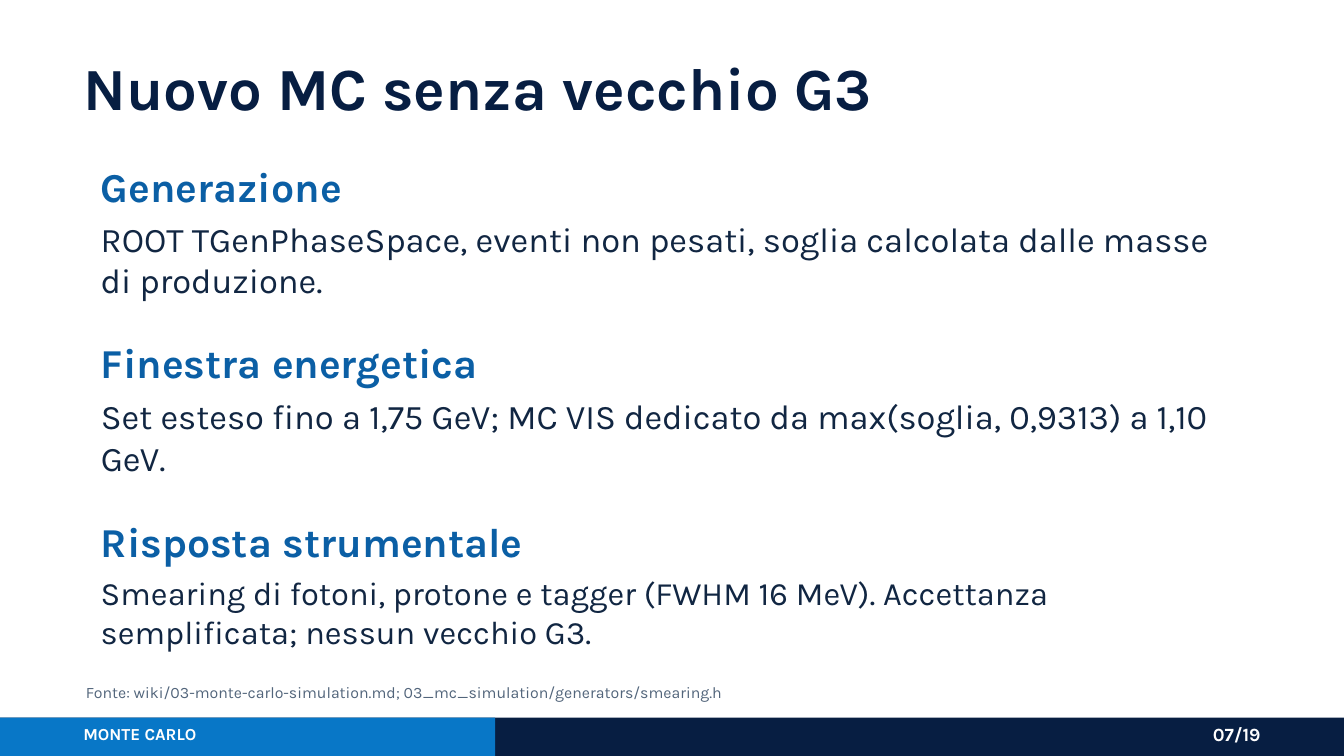
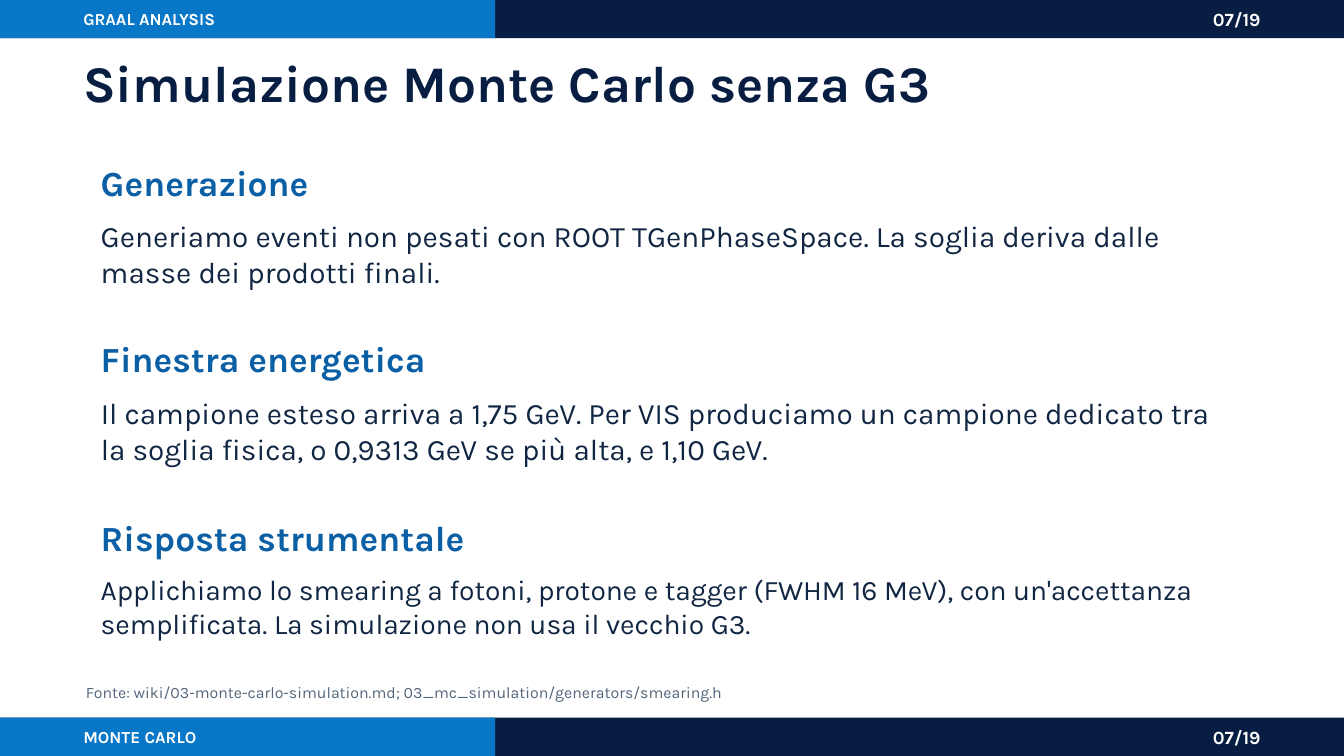
Before and after one commit to AntoninoFulci/GRAAL_Analysis, a slide deck: slide 7 of presentations/graal_analysis_framework_asimmetrie.pptx. Drawn at 1344x756 pixels with LibreOffice and Linux fonts; fonts in the diff are those of the drawing. Boxes give left, top, right and bottom in pixels: in the first picture for what was removed or moved away, otherwise in the second. Text is boxed around its words. In the diff, an @@ line names an element or a change of style, - is before the commit and + after.

Commit message:
docs: polish GRAAL presentation typography and copy

```diff
--- a/presentations/graal_analysis_framework_asimmetrie.pptx
+++ b/presentations/graal_analysis_framework_asimmetrie.pptx
@@ rectangle added at (0,0,1344,38), fill #071E42 @@
@@ rectangle added at (0,0,495,38), fill #0877C7 @@
@@ text added at (83,14,215,26), 9 pt, text #FFFFFF, bold @@
+GRAAL ANALYSIS
@@ text added at (1213,12,1261,28), 10 pt, text #FFFFFF, bold @@
+07/19
@@ text at (83,65,931,103): text changed; size 32 to 27.5 pt @@
-Nuovo MC senza vecchio G3
+Simulazione Monte Carlo senza G3
@@ text at (101,226,1159,290): text changed; size 18.5 to 15.9 pt @@
-ROOT TGenPhaseSpace, eventi non pesati, soglia calcolata dalle masse di produzione.
+Generiamo eventi non pesati con ROOT TGenPhaseSpace. La soglia deriva dalle masse dei prodotti finali.
@@ text at (101,403,1209,468): text changed; size 18.5 to 15.9 pt @@
-Set esteso fino a 1,75 GeV; MC VIS dedicato da max(soglia, 0,9313) a 1,10 GeV.
+Il campione esteso arriva a 1,75 GeV. Per VIS produciamo un campione dedicato tra la soglia fisica, o 0,9313 GeV se più alta, e 1,10 GeV.
@@ size 22 to 18.9 pt in 3 elements at (101,171,309,197), (101,347,425,381), (101,526,464,560) @@
@@ text at (101,579,1192,641): text changed; size 17.5 to 15.1 pt @@
-Smearing di fotoni, protone e tagger (FWHM 16 MeV). Accettanza semplificata; nessun vecchio G3.
+Applichiamo lo smearing a fotoni, protone e tagger (FWHM 16 MeV), con un'accettanza semplificata. La simulazione non usa il vecchio G3.
@@ text "MONTE CARLO" at (83,732,197,744): vertical alignment top to middle @@
@@ text "07/19" at (1213,730,1261,746): vertical alignment top to middle @@
```
Also in this commit, not shown: 18 other slides changed, 2 other files.
